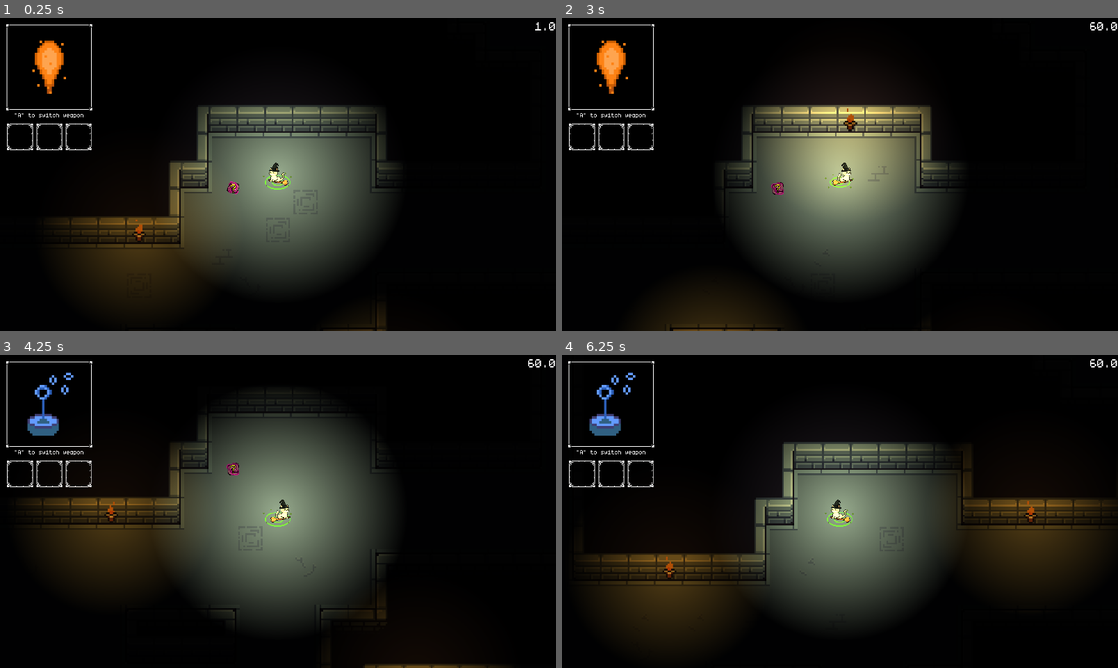
Above: before the commit, frames 1-4 (two rows, left to right).
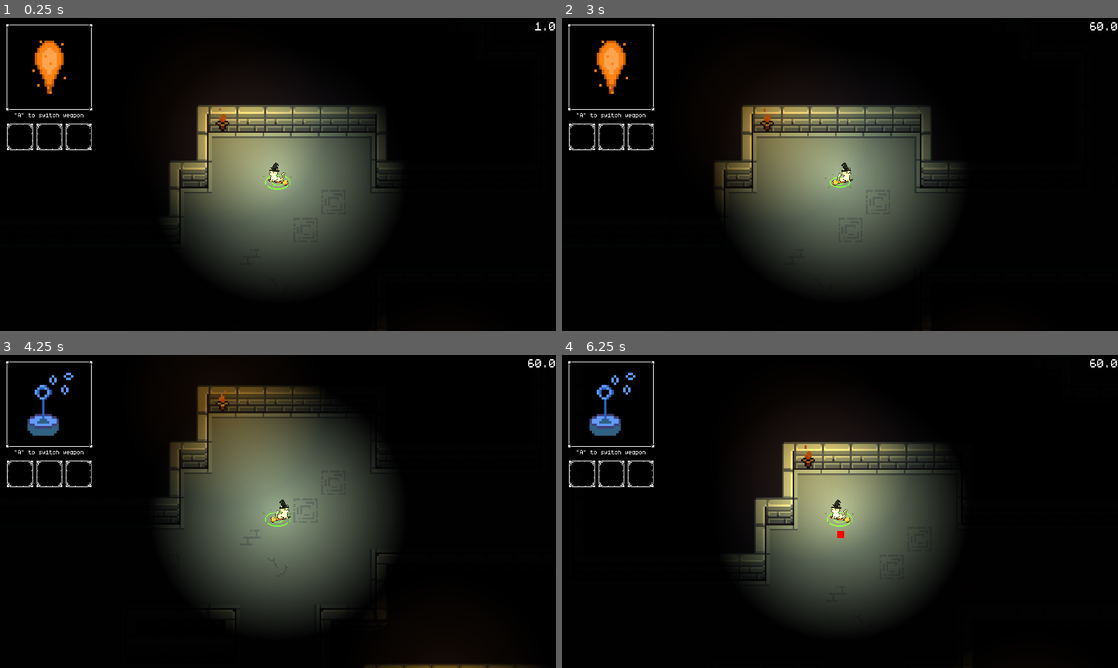
Above: after the commit, the same moments.

Repository: AlbanTE/projet-150h
Game: Godot game, scene res://scenes/main.tscn
The game is run twice, just before and just after one commit, with the same random seed, the same clock (stepped at 60 frames per second) and the same inputs.
Inputs (mouse positions are in pixels of both pictures, inside the frame that each line leads up to):
- Up to frame 1 (0.25 s): no input
- Up to frame 2 (3 s): click (584, 136) at 0.5 s; click (612, 136) at 1.25 s; click (639, 136) at 2 s; tap Enter at 2.75 s; move the mouse to (962, 158) at 2.77 s; hold D (move_right) from 2.78 s (still down); tap K at 2.85 s
- Up to frame 3 (4.25 s): move the mouse to (166, 527) at 3.52 s; release D (move_right) at 3.53 s; hold S (move_down) from 3.53 s (still down); tap Q (switch_weapon) at 3.6 s; tap K at 3.8 s
- Up to frame 4 (6.25 s): move the mouse to (895, 442) at 4.27 s; release S (move_down) at 4.28 s; press the mouse at (895, 442) at 4.28 s; hold D (move_right) 4.28-5.03 s; tap K at 4.55, 5.1, 6.05 s; move the mouse to (812, 574) at 5.02 s; release the mouse at (812, 574) at 5.03 s; hold W (move_up) 5.03-5.78 s; move the mouse to (1006, 558) at 5.77 s; hold A (move_left) from 5.78 s (still down); tap G at 5.85 s

The runs differ from the first frame. In frame 1, 10% of the frame differs, in the area x 9-70%, y 27-100%; in frame 2, 8.2%; in frame 3, 10%; in frame 4, 16%, in the area x 3-100%, y 27-92%.

Commit message:
Level system + item desc in pause menu

Diff:
--- a/scenes/Grid/TileManager.gd
+++ b/scenes/Grid/TileManager.gd
@@ -5,7 +5,6 @@
 
 var rng: RandomNumberGenerator = RandomNumberGenerator.new()
 var torch: PackedScene = preload("res://scenes/objects/torch.tscn")
-var exit: PackedScene = preload("res://scenes/objects/exit_stairs.tscn")
 var chest: PackedScene = preload("res://scenes/objects/Chest.tscn")
 
 func build_from_grid(ground_layer: TileMapLayer, wall_layer: TileMapLayer, grid_data: Array, offset: Vector2i = Vector2i.ZERO) -> void:
@@ -23,26 +22,6 @@
 		add_light_sources(wall_layer, 10)
 
 	add_chests(ground_layer, grid_data, offset)
-
-	var exit_coords: Vector2i = Vector2i(0, 0)
-	for y in grid_data.size():
-		for x in grid_data[y].size():
-			if grid_data[y][x] == DungeonGenerator.Tile.EXIT:
-				exit_coords = Vector2i(x, y)
-				break
-
-	# Tile coordinate in grid space
-	var tile_coord: Vector2i = exit_coords + offset
-
-	# Convert to world position manually
-	var tile_size: Vector2 = ground_layer.tile_set.tile_size
-	var exit_position: Vector2 = Vector2(tile_coord.x, tile_coord.y) * tile_size #* ground_layer.scale
-	exit_position += tile_size / 2  # center of tile
-
-	var exit_instance: Node2D = exit.instantiate()
-	exit_instance.global_position = exit_position
-	ground_layer.add_child(exit_instance)
-	print("Added exit at: ", exit_coords)
 
 func add_chests(ground_layer: TileMapLayer, grid_data: Array, offset: Vector2i = Vector2i.ZERO) -> void:
 	for y in grid_data.size():
--- a/scenes/dungeon_generators/tinykeep.gd
+++ b/scenes/dungeon_generators/tinykeep.gd
@@ -48,6 +48,7 @@
 		rng.randomize()
 	else:
 		rng.seed = _seed
+		seed(_seed)
 
 	_generate_cells()
 	_separate_cells()
@@ -278,7 +279,6 @@
 				if map_tiles[ty][tx]==Tile.EMPTY:
 					map_tiles[ty][tx]=Tile.CORRIDOR
 
-# --- BFS + Spawn Placement ---
 func _place_spawns_and_objects():
 	# Player room near center
 	var center=Vector2(map_tiles_w/2.,map_tiles_h/2.)
@@ -294,40 +294,41 @@
 	player_pos=_pick_room_tile(rooms[player_room_idx])
 	map_tiles[player_pos.y][player_pos.x] = Tile.PLAYER
 
-	# BFS graph to find farthest room
-	var graph={}
-	for i in range(rooms.size()): graph[i]=[]
-	for e in final_edges:
-		graph[e["a"]].append(e["b"])
-		graph[e["b"]].append(e["a"])
-
-	var dist=[]
-	for i in range(rooms.size()): dist.append(-1)
-	dist[player_room_idx]=0
-	var q=[player_room_idx]
-	while q.size()>0:
-		var u=q.pop_front()
-		for v in graph[u]:
-			if dist[v]==-1:
-				dist[v]=dist[u]+1
-				q.append(v)
-
+	# Exit room farthest from player
+	var player_room_center: Vector2 = rooms[player_room_idx].rect.position + rooms[player_room_idx].rect.size*0.5
 	exit_room_idx=player_room_idx
 	var max_d=-1
 	for i in range(rooms.size()):
-		if dist[i]>max_d:
-			max_d=dist[i]
+		var rc=rooms[i].rect.position + rooms[i].rect.size*0.5
+		var d=player_room_center.distance_to(rc)
+		if d>max_d:
+			max_d=d
 			exit_room_idx=i
 	exit_pos=_pick_room_tile(rooms[exit_room_idx])
 	map_tiles[exit_pos.y][exit_pos.x] = Tile.EXIT
 
 	# Object/chest spawns
-	for i in range(rooms.size()):
-		if i==player_room_idx or i==exit_room_idx:
-			continue
-		if rng.randf()<object_spawn_chance:
-			var object_pos = _pick_room_tile(rooms[i])
-			map_tiles[object_pos.y][object_pos.x] = Tile.OBJECT
+	var chest_number_chance: Array = [0.2, 0.5, 0.9, 1] # 1, 2, 3 et 4 objets
+	var number_of_chest: int = 0
+	var r = rng.randf()
+	for i in range(chest_number_chance.size()):
+		if r <= chest_number_chance[i]:
+			number_of_chest = i+1
+			break
+
+	print("Number of objects: ", number_of_chest)
+
+	# Place objects in rooms
+	var available_rooms: Array = range(rooms.size())
+	available_rooms.erase(player_room_idx)
+	available_rooms.erase(exit_room_idx)
+	for obj in number_of_chest:
+		var obj_room = available_rooms.pick_random()
+		available_rooms.erase(obj_room)
+		var object_pos = _pick_room_tile(rooms[obj_room])
+		map_tiles[object_pos.y][object_pos.x] = Tile.OBJECT
+		print("Object in room: ", obj_room)
+
 
 func _pick_room_tile(room:Cell) -> Vector2:
 	var candidates:Array=[]
@@ -344,6 +345,7 @@
 	if candidates.size()>0:
 		return candidates[rng.randi_range(0,candidates.size()-1)]
 
+	print("Pick room fallback")
 	# fallback: search brute-force for ANY valid ROOM tile in this room
 	for yy in range(y0,y0+h):
 		for xx in range(x0,x0+w):
--- a/scenes/enemies/Enemy.gd
+++ b/scenes/enemies/Enemy.gd
@@ -249,11 +249,13 @@
 
 
 func _apply_death_effects() -> void:
-	if randf() < 1:
+	if randf() < 0.2 and PlayerStats.UPGRADES_COUNT < PlayerStats.UPGRADES_MAX:
 		var portal: Portal = PortalDrop.instantiate()
 		portal.global_position = self.global_position
 		get_parent().call_deferred("add_child", portal)
 		portal.portal_pickup.connect(get_parent().upgrade)
+
+		PlayerStats.UPGRADES_COUNT += 1
 
 
 func attack() -> void:
--- a/scenes/generic_components/HurtboxComponent.gd
+++ b/scenes/generic_components/HurtboxComponent.gd
@@ -144,7 +144,7 @@
 	else:
 		push_warning("Bullet does not have get_knockback()")
 
-	print("HurtboxComponent: Bullet hit for ", damage, " damage, and ", knockback, " knockback")
+	# print("HurtboxComponent: Bullet hit for ", damage, " damage, and ", knockback, " knockback")
 	emit_signal("hit_by_bullet", bullet, damage, knockback)
 
 	if health:
--- a/scenes/main.gd
+++ b/scenes/main.gd
@@ -8,6 +8,9 @@
 const EnemyType2Scene = preload("res://scenes/enemies/EnemyType2.tscn")
 
 const ENEMY_TYPE_COUNT = 2
+
+# Scène des objets etc...
+var exit: PackedScene = preload("res://scenes/objects/exit_stairs.tscn")
 
 @onready var player: Player = $Character
 @export var ground_layer: TileMapLayer
@@ -15,6 +18,7 @@
 var tile_builder: CustomTileManager
 @export var dungeon_generator: DungeonGeneratorScript
 @export var _seed: int = -1
+@export var current_level: int = 0
 
 @onready var UI: GameUI = $CanvasLayer/GameUI
 
@@ -48,6 +52,12 @@
 		var item_box = UI.get_node("GridContainer/Item" + str(i+1))
 		item_box.connect("replaced", player.inventory_manager.replace_item)
 	UI.get_node("InGameMenu/ChooseItem/ItemBox").connect("replaced", player.inventory_manager.replace_item)
+
+func next_level() -> void:
+	print("Go to next level")
+	current_level += 1
+	build_dungeon_area()
+
 
 func SpawnEnnemi(world_position: Vector2, enemy_type: int) -> Enemy:
 	var enemy: Enemy = null
@@ -99,8 +109,17 @@
 	print("Building dungeon...")
 	ground_layer.clear()
 	wall_layer.clear()
-
-	var dungeon: Array = dungeon_generator.generate_dungeon(_seed)
+	for child in ground_layer.get_children():
+		child.queue_free()
+		print("ground child freed !")
+	for child in wall_layer.get_children():
+		child.queue_free()
+		print("wall child freed !")
+
+	for child in get_children():
+		print(child.name)
+
+	var dungeon: Array = dungeon_generator.generate_dungeon(_seed + current_level)
 
 	dungeon_generator._print_ascii_map()
 
@@ -119,10 +138,33 @@
 				player_spawn = Vector2i(x, y)
 				break
 
-
-
 	# Move player to spawn
 	teleport_player_to_spawn(player_spawn, offset)
+
+	place_exit(dungeon, offset)
+
+func place_exit(grid_data: Array, offset: Vector2i = Vector2i.ZERO) -> void:
+	var exit_coords: Vector2i = Vector2i(0, 0)
+	for y in grid_data.size():
+		for x in grid_data[y].size():
+			if grid_data[y][x] == DungeonGenerator.Tile.EXIT:
+				exit_coords = Vector2i(x, y)
+				break
+
+	# Tile coordinate in grid space
+	var tile_coord: Vector2i = exit_coords + offset
+
+	# Convert to world position manually
+	var tile_size: Vector2 = ground_layer.tile_set.tile_size
+	var exit_position: Vector2 = Vector2(tile_coord.x, tile_coord.y) * tile_size #* ground_layer.scale
+	exit_position += tile_size / 2  # center of tile
+
+	var exit_instance: Node2D = exit.instantiate()
+	exit_instance.global_position = exit_position
+	ground_layer.add_child(exit_instance)
+	exit_instance.connect("exit_reached", next_level)
+
+	print("Added exit at: ", exit_coords)
 
 func teleport_player_to_spawn(spawn_tile: Vector2i, offset: Vector2i) -> void:
 	if not player:
--- a/scenes/main.tscn
+++ b/scenes/main.tscn
@@ -1,12 +1,10 @@
-[gd_scene load_steps=69 format=3 uid="uid://x6rvsc2ejisq"]
+[gd_scene load_steps=67 format=3 uid="uid://x6rvsc2ejisq"]
 
 [ext_resource type="Script" uid="uid://epuexnwso7gw" path="res://scenes/dungeon_generators/tinykeep.gd" id="2_85g3d"]
 [ext_resource type="Texture2D" uid="uid://lvds0l4f8rww" path="res://assets/dungeon-gathering-assets/Set 1.0.png" id="2_tipki"]
 [ext_resource type="PackedScene" uid="uid://cxyn22o6bqdfj" path="res://scenes/player/Character.tscn" id="3_o6xl0"]
-[ext_resource type="PackedScene" uid="uid://br6by2pks1p32" path="res://scenes/objects/heal.tscn" id="3_tipki"]
 [ext_resource type="Script" uid="uid://bo3tbcvkj0tx6" path="res://scenes/main.gd" id="6_main"]
 [ext_resource type="Texture2D" uid="uid://cb3w81afn5w4k" path="res://assets/dungeon-gathering-assets/Set 1.png" id="7_o6xl0"]
-[ext_resource type="PackedScene" uid="uid://b2uefmga0icjy" path="res://scenes/objects/portal_item.tscn" id="9_85g3d"]
 [ext_resource type="PackedScene" uid="uid://biarr6h25aa4" path="res://scenes/menus/game_ui.tscn" id="12_eb6dy"]
 [ext_resource type="Script" uid="uid://h2y5bjiifow" path="res://scenes/fps_counter.gd" id="12_trceg"]
 
@@ -1427,11 +1425,6 @@
 
 [node name="Character" parent="." instance=ExtResource("3_o6xl0")]
 
-[node name="Heal" parent="Character" instance=ExtResource("3_tipki")]
-show_behind_parent = true
-position = Vector2(0, 18)
-scale = Vector2(1.4, 1.4)
-
 [node name="TileSets" type="Node2D" parent="."]
 
 [node name="wall_terrain" type="TileMapLayer" parent="TileSets"]
@@ -1461,6 +1454,3 @@
 offset_bottom = 13.0
 grow_horizontal = 0
 theme_override_font_sizes/font_size = 64
-
-[node name="PortalItem" parent="." instance=ExtResource("9_85g3d")]
-position = Vector2(249, 0)
--- a/scenes/menus/game_ui.tscn
+++ b/scenes/menus/game_ui.tscn
@@ -143,14 +143,38 @@
 tracks/8/type = "value"
 tracks/8/imported = false
 tracks/8/enabled = true
-tracks/8/path = NodePath("GridContainer:process_mode")
+tracks/8/path = NodePath("GridContainer/Item1:paused")
 tracks/8/interp = 1
 tracks/8/loop_wrap = true
 tracks/8/keys = {
 "times": PackedFloat32Array(0),
 "transitions": PackedFloat32Array(1),
 "update": 1,
-"values": [0]
+"values": [false]
+}
+tracks/9/type = "value"
+tracks/9/imported = false
+tracks/9/enabled = true
+tracks/9/path = NodePath("GridContainer/Item2:paused")
+tracks/9/interp = 1
+tracks/9/loop_wrap = true
+tracks/9/keys = {
+"times": PackedFloat32Array(0),
+"transitions": PackedFloat32Array(1),
+"update": 1,
+"values": [false]
+}
+tracks/10/type = "value"
+tracks/10/imported = false
+tracks/10/enabled = true
+tracks/10/path = NodePath("GridContainer/Item3:paused")
+tracks/10/interp = 1
+tracks/10/loop_wrap = true
+tracks/10/keys = {
+"times": PackedFloat32Array(0),
+"transitions": PackedFloat32Array(1),
+"update": 1,
+"values": [false]
 }
 
 [sub_resource type="Animation" id="Animation_fhv6m"]
@@ -235,14 +259,38 @@
 tracks/4/type = "value"
 tracks/4/imported = false
 tracks/4/enabled = true
-tracks/4/path = NodePath("GridContainer:process_mode")
+tracks/4/path = NodePath("GridContainer/Item1:paused")
 tracks/4/interp = 1
 tracks/4/loop_wrap = true
 tracks/4/keys = {
 "times": PackedFloat32Array(0, 0.01, 0.3),
 "transitions": PackedFloat32Array(1, 1, 1),
 "update": 1,
-"values": [0, 4, 4]
+"values": [false, true, true]
+}
+tracks/5/type = "value"
+tracks/5/imported = false
+tracks/5/enabled = true
+tracks/5/path = NodePath("GridContainer/Item2:paused")
+tracks/5/interp = 1
+tracks/5/loop_wrap = true
+tracks/5/keys = {
+"times": PackedFloat32Array(0, 0.01, 0.3),
+"transitions": PackedFloat32Array(1, 1, 1),
+"update": 1,
+"values": [false, true, true]
+}
+tracks/6/type = "value"
+tracks/6/imported = false
+tracks/6/enabled = true
+tracks/6/path = NodePath("GridContainer/Item3:paused")
+tracks/6/interp = 1
+tracks/6/loop_wrap = true
+tracks/6/keys = {
+"times": PackedFloat32Array(0, 0.01, 0.3),
+"transitions": PackedFloat32Array(1, 1, 1),
+"update": 1,
+"values": [false, true, true]
 }
 
 [sub_resource type="Animation" id="Animation_ivene"]
--- a/scenes/menus/item_box.gd
+++ b/scenes/menus/item_box.gd
@@ -4,6 +4,7 @@
 var item_slot: int = 0
 
 var hover_cross: StyleBoxTexture
+@export var paused: bool = false
 
 var replacing: bool = false
 signal replaced(slot)
@@ -21,7 +22,7 @@
 	if normal_style:
 		normal_style.draw(get_canvas_item(), Rect2(Vector2.ZERO, size))
 
-	if is_hovered() and item and replacing and (get_parent().process_mode != PROCESS_MODE_DISABLED):
+	if is_hovered() and item and replacing and not paused:
 		hover_cross.draw(get_canvas_item(), Rect2(Vector2(16, 16), size - Vector2(32, 32)))
 
 func set_item(it: Item, slot: int):
@@ -60,5 +61,5 @@
 
 
 func _on_pressed() -> void:
-	if item and replacing:
+	if item and replacing and not paused:
 		replaced.emit(item_slot)
--- /dev/null
+++ b/scenes/objects/exit_stairs.gd
@@ -0,0 +1,13 @@
+extends Area2D
+
+signal exit_reached
+var can_exit: bool = false
+
+func _ready() -> void:
+	await get_tree().create_timer(0.5).timeout
+	can_exit = true
+
+func _on_body_entered(body: Node2D) -> void:
+	if body is Player and can_exit:
+		can_exit = false
+		exit_reached.emit()
--- a/scenes/objects/exit_stairs.tscn
+++ b/scenes/objects/exit_stairs.tscn
@@ -1,12 +1,24 @@
-[gd_scene load_steps=3 format=3 uid="uid://dasy7sjn2ek1i"]
+[gd_scene load_steps=5 format=3 uid="uid://dasy7sjn2ek1i"]
 
+[ext_resource type="Script" uid="uid://bmf4bq2ghpab4" path="res://scenes/objects/exit_stairs.gd" id="1_55cpe"]
 [ext_resource type="Texture2D" uid="uid://cb3w81afn5w4k" path="res://assets/dungeon-gathering-assets/Set 1.png" id="1_chi2m"]
 
 [sub_resource type="AtlasTexture" id="AtlasTexture_55cpe"]
 atlas = ExtResource("1_chi2m")
 region = Rect2(256, 176, 16, 16)
 
-[node name="ExitStairs" type="Node2D"]
+[sub_resource type="RectangleShape2D" id="RectangleShape2D_7j8bf"]
+size = Vector2(16, 16)
+
+[node name="ExitStairs" type="Area2D"]
+collision_layer = 0
+collision_mask = 4
+script = ExtResource("1_55cpe")
 
 [node name="Sprite2D" type="Sprite2D" parent="."]
 texture = SubResource("AtlasTexture_55cpe")
+
+[node name="CollisionShape2D" type="CollisionShape2D" parent="."]
+shape = SubResource("RectangleShape2D_7j8bf")
+
+[connection signal="body_entered" from="." to="." method="_on_body_entered"]
--- a/scenes/player/Character.tscn
+++ b/scenes/player/Character.tscn
@@ -11,9 +11,10 @@
 [ext_resource type="Texture2D" uid="uid://cptgddc1u64sh" path="res://assets/textures/WitchFlying.png" id="7_qn341"]
 [ext_resource type="Script" uid="uid://dplmslac2psil" path="res://scenes/player/components/ShieldSpellComponent.gd" id="8_shield_spell"]
 [ext_resource type="Script" uid="uid://bve61ktx3i5av" path="res://scenes/player/components/InventoryManager.gd" id="11_rlo5i"]
+[ext_resource type="PackedScene" uid="uid://br6by2pks1p32" path="res://scenes/objects/heal.tscn" id="12_8grqf"]
 
 [sub_resource type="RectangleShape2D" id="RectangleShape2D_jyhfs"]
-size = Vector2(44, 52)
+size = Vector2(38, 46)
 
 [sub_resource type="Animation" id="Animation_ya4ey"]
 length = 0.001
@@ -130,6 +131,7 @@
 script = ExtResource("1_uxdko")
 
 [node name="CollisionShape2D" type="CollisionShape2D" parent="."]
+position = Vector2(-3, 3)
 shape = SubResource("RectangleShape2D_jyhfs")
 
 [node name="MovementPlayer" type="Node" parent="."]
@@ -175,3 +177,8 @@
 [node name="InventoryManager" type="Node" parent="."]
 script = ExtResource("11_rlo5i")
 metadata/_custom_type_script = "uid://bve61ktx3i5av"
+
+[node name="Heal" parent="." instance=ExtResource("12_8grqf")]
+show_behind_parent = true
+position = Vector2(0, 18)
+scale = Vector2(1.4, 1.4)
--- a/scenes/player/Player.gd
+++ b/scenes/player/Player.gd
@@ -47,7 +47,7 @@
 # callbacks
 # ────────────────
 func _on_health_changed(prev_health: int, current_health: int, max_health: int) -> void:
-	print("Health: %d/%d" % [current_health, max_health])
+	# print("Health: %d/%d" % [current_health, max_health])
 	if (current_health > prev_health):
 		# Play heal effect
 		pass
--- a/scenes/player/player_stats.gd
+++ b/scenes/player/player_stats.gd
@@ -26,6 +26,13 @@
 var knockback             : Stat = Stat.new(1.0, "Knockback")
 var duration              : Stat = Stat.new(1.0, "Duration")
 var luck                  : Stat = Stat.new(1.0, "Luck")
+
+# -----------------------------------
+#   INGAME COUNTERS
+# -----------------------------------
+
+var UPGRADES_COUNT: int = 0
+var UPGRADES_MAX: int = 10
 
 # -----------------------------------
 #   GETTERS FOR FINAL CALCULATED VALUES
Not shown, added: scenes/objects/exit_stairs.gd.uid
Not shown: 1 places in scenes/player/Character.tscn that only renumber resources
